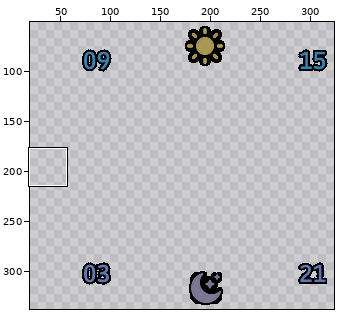
Sprite sheet: resources-fr165/dial-dim.png. The picture above shows the old version from afar; the outline marks the close-up.
Close-up. Before the edit:
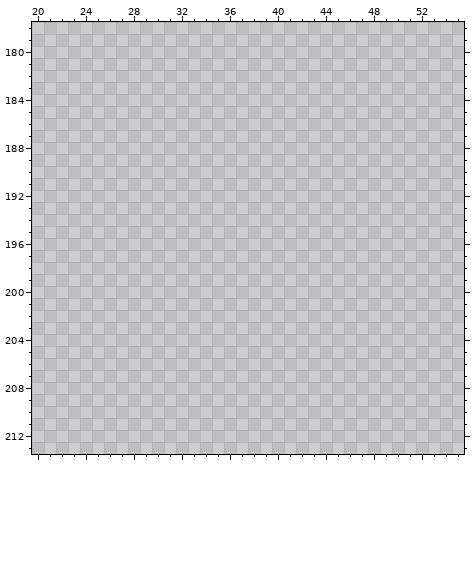
The file is 390x390 pixels. Colours within 5 levels of each other are drawn and written as one. Shown: x 20..55, y 178..213. The wide view leaves out empty margins. The commit also changed other parts of the picture, which this record leaves out.
After the commit:
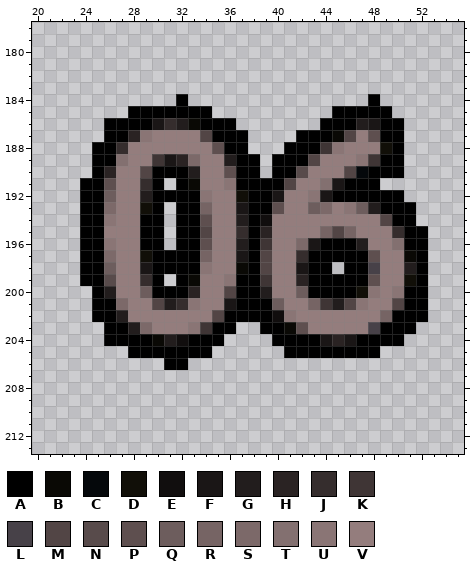
Palette (. is transparent): A #000000  B #0a0905  C #05080b  D #110f08  E #110e0e  F #1a1616  G #221d1d  H #2a2323  J #352d2d  K #3f3535  L #474148  M #524545  N #584b4b  P #5e4f4f  Q #6d5d5d  R #766464  S #7c6969  T #837070  U #8a7575  V #947d7d
Change:
@@ x 20..55 @@
 183 ....................................
-184 ....................................
-185 ....................................
-186 ....................................
-187 ....................................
-188 ....................................
-189 ....................................
-190 ....................................
-191 ....................................
-192 ....................................
-193 ....................................
-194 ....................................
-195 ....................................
-196 ....................................
-197 ....................................
-198 ....................................
-199 ....................................
-200 ....................................
-201 ....................................
-202 ....................................
-203 ....................................
-204 ....................................
-205 ....................................
-206 ....................................
+184 ............A...............A.......
+185 ........AAAAAAA..........AAAAA......
+186 ......AAAAFJGBAAA.......AAAGFAA.....
+187 ......AAHUVVVVMAAA....AAABMVPAA.....
+188 .....AAJVVVVVVVPAA...AAAKUVVVDA.....
+189 .....AATVVKFHSVVGAA.AAAMVVVUKAA.....
+190 .....AHVVMAAAGVVPAA.AANVVVMCAAA.....
+191 ....AAPVVJA.ABVVUAAAAMVVTFAAA.......
+192 ....AAQVVGAAAAUVVDAAFVVUFAAAAAA.....
+193 ....AASVVDA.AARVVFAAPVVQSVUQGAAA....
+194 ....AAUVVAA.AAPVVGAEVVVVVVVVVMAA....
+195 ....AAVVVAA.AAMVVJAHVVVVRMRVVVJAA...
+196 ....AAUVVAA.AAPVVGAKVVSFAAAGVVTAA...
+197 ....AASVVDAAAARVVFAMVVJAAAAAPVVBA...
+198 ....AAQVVFAAAAUVVBAMVVFAA.AALVVGA...
+199 ....AANVVJA.ABVVUAAKVVHAAAAAPVVDA...
+200 .....AGVVQAAAHVVMAAGVVQAAAADUVUAA...
+201 .....AASVVMGJUVVFAAAQVVRKGMUVVMAA...
+202 .....AAGVVVVVVVMAAAAEUVVVVVVVRAAA...
+203 ......AAGSVVVUKAA..AABPVVVVVLAAA....
+204 ......AAAABGEAAA....AAAAFHFAAAA.....
+205 ........AAAAAAA......AAAAAAAA.......
+206 ...........AA.......................
 207 ....................................
Changed places in both close-ups, as pixel boxes (x1, y1, x2, y2):
added: (80, 94, 428, 370)
